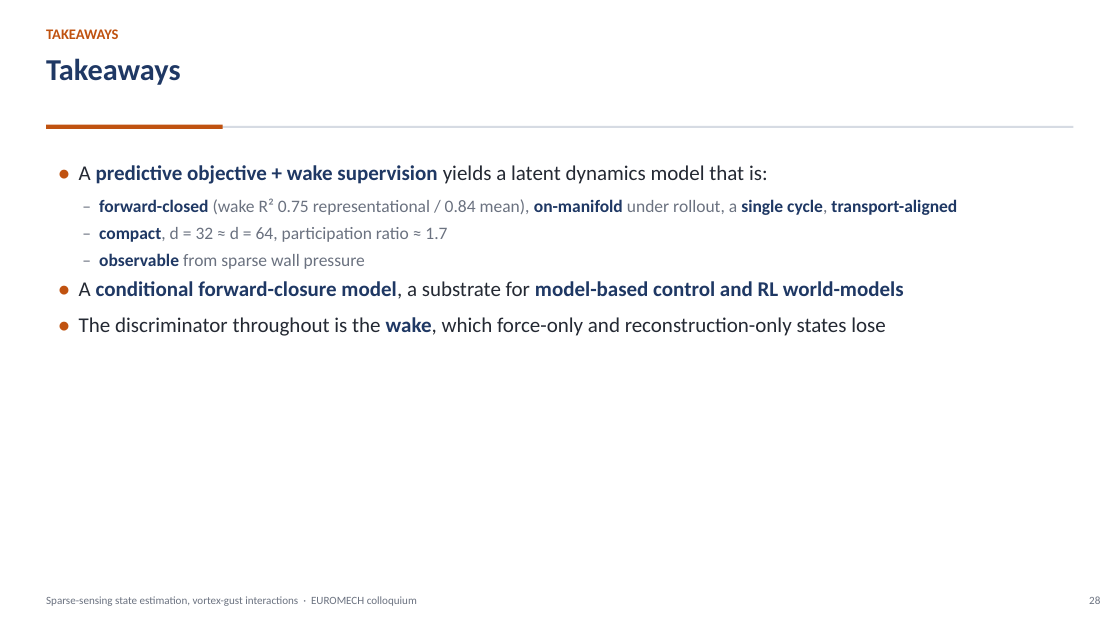
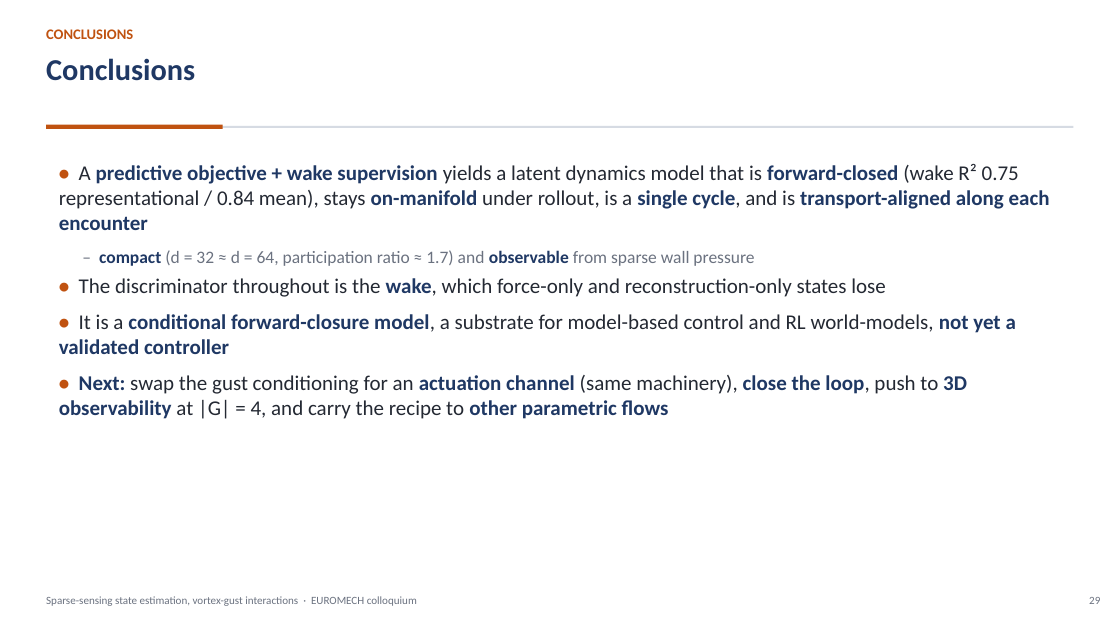
Before and after one commit to sanmi90/GUST-JEPA, a slide deck: slide 29 of paper/talk/euromech_gust_jepa.pptx (slide 28 before the commit). Drawn at 1120x630 pixels with LibreOffice and Linux fonts; fonts in the diff are those of the drawing. Boxes give left, top, right and bottom in pixels: in the first picture for what was removed or moved away, otherwise in the second. Text is boxed around its words. In the diff, an @@ line names an element or a change of style, - is before the commit and + after.

```diff
--- a/paper/talk/euromech_gust_jepa.pptx
+++ b/paper/talk/euromech_gust_jepa.pptx
@@ text at [46,29,133,39]: text changed @@
-TAKEAWAYS
+CONCLUSIONS
@@ text at [46,58,195,81]: text changed @@
-Takeaways
+Conclusions
@@ text at [59,164,1050,266]: text changed; size 15 to 18 pt; bold off @@
-• A predictive objective + wake supervision yields a latent dynamics model that is:
-– forward-closed (wake R² 0.75 representational / 0.84 mean), on-manifold under rollout, a single cycle, transport-aligned
-– compact, d = 32 ≈ d = 64, participation ratio ≈ 1.7
-– observable from sparse wall pressure
-• A conditional forward-closure model, a substrate for model-based control and RL world-models
+• A predictive objective + wake supervision yields a latent dynamics model that is forward-closed (wake R² 0.75 representational / 0.84 mean), stays on-manifold under rollout, is a single cycle, and is transport-aligned along each encounter
+– compact (d = 32 ≈ d = 64, participation ratio ≈ 1.7) and observable from sparse wall pressure
@@ text at [59,314,1016,419]: paragraphs added @@
+• It is a conditional forward-closure model, a substrate for model-based control and RL world-models, not yet a validated controller
+• Next: swap the gust conditioning for an actuation channel (same machinery), close the loop, push to 3D observability at |G| = 4, and carry the recipe to other parametric flows
@@ text at [1089,597,1100,604]: text changed @@
-28
+29
```
Also in this commit, not shown: 17 other slides changed, 1 slide added, 1 slide removed, 7 other files.
